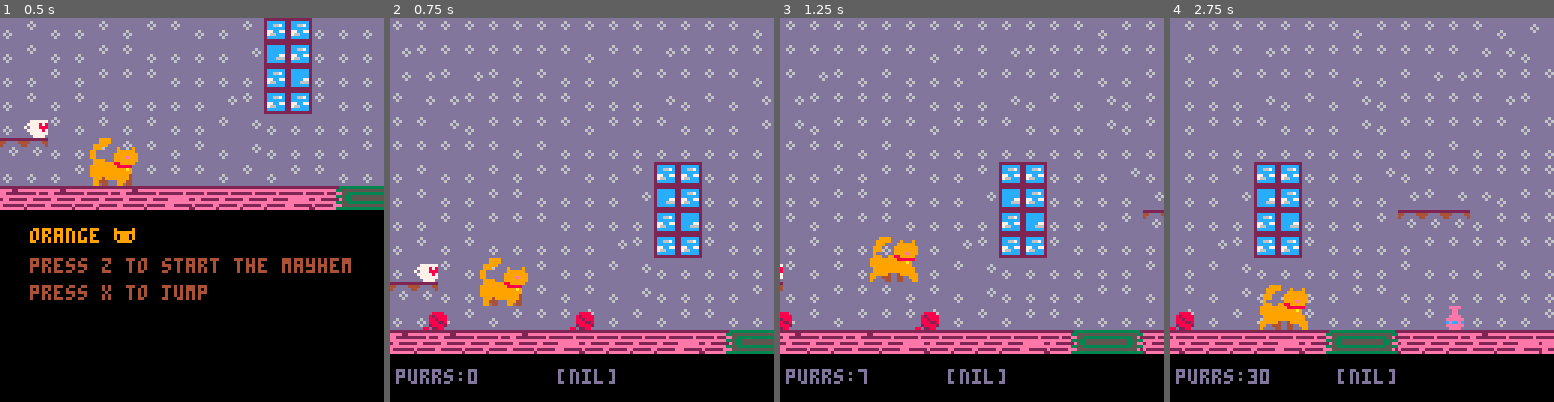
Above: before the commit, frames 1-4 (left to right).
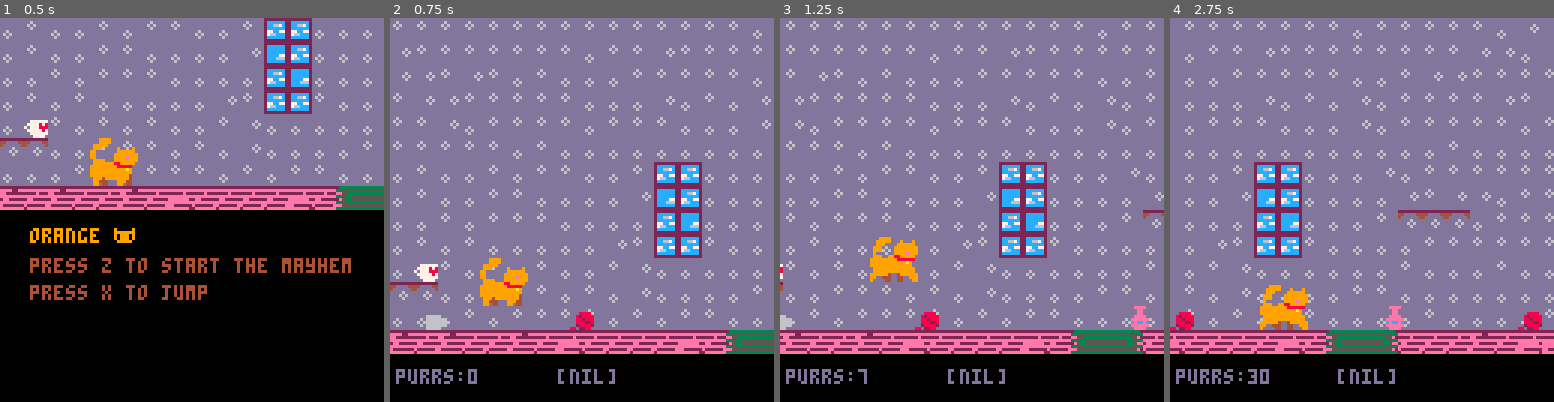
Above: after the commit, the same moments.

Repository: KianArashi/hello-game
Game: PICO-8 cartridge orange coll.p8
Same seed, same stepped clock (60 frames per second), same inputs: the game is played once before the commit and once after it.
Inputs:
- Up to frame 1 (0.5 s): tap X (X key) at 0.33 s
- Up to frame 2 (0.75 s): tap O (Z key) at 0.7 s
- Up to frame 3 (1.25 s): tap X (X key) at 1.07 s
- Up to frame 4 (2.75 s): tap O (Z key) at 1.7, 2.1, 2.5 s; tap X (X key) at 1.85 s

Frame 1 is identical in both runs. In frame 2, 0.2% of the frame differs, in the area x 8-15%, y 76-82%; in frame 3, 0.3%; in frame 4, 0.6%, in the area x 56-97%, y 75-82%.

Commit message:
Update orange coll.p8

Diff:
--- a/orange coll.p8
+++ b/orange coll.p8
@@ -63,14 +63,15 @@
 
 function game_update()
 
-		map_1-=1
-		map_purrs+=0.5
-	    cat_update()
-		if map_1<(-128*8) then
-			map_1=0
-		end
-		update_vp()
-		--if cat on knitting ball then show_gover
+	map_1-=1
+	map_purrs+=0.5
+	cat_update()
+	if map_1<(-128*8) then
+		map_1=0
+		items=init_items()
+	end
+	update_vp()
+	--if cat on knitting ball then show_gover
 
 
 
@@ -108,8 +109,7 @@
 jumps_made=0
 
 function cat_update()
- if time() - cat_anim_time>
-	 cat_anim_wait then
+	if time() - cat_anim_time>cat_anim_wait then
 		cat+=2
 		cat_anim_time=time()
 
@@ -123,10 +123,9 @@
 	 --jump
 	if (btnp(5)and
 	 jumps_made<jumps) then
-
-	  jumps_made+=1
-	  cat_dy-=4
-	  sfx(00)
+	 jumps_made+=1
+	 cat_dy-=4
+	 sfx(00)
 	end
 
  --move to new position
@@ -137,29 +136,29 @@
 	--collision detection
 
 	local x1=flr((cat_x-map_1)/8)
- local y1=flr(cat_y/8)
- local x2=flr((cat_x+7-map_1)/8)
--- local x3=flr((cat_x+4)/8)
--- local y2=flr((cat_y+8)/8)
-
- local a=fget(mget(x1,y1+52),0)
- local d=fget(mget(x2,y1+52),0)
-
--- local b=fget(mget(x3,y2+52),0)
-
- if (a or d) then
-	 jumps_made=0
-	 cat_dy=0
-	 cat_y=flr(cat_y/8)*8
-
- end
-
- if (cat_y>=80 and cat_dy>0) then
-  cat_dy=0
-  landed=true
- else
-  landed=false
- end
+	local y1=flr(cat_y/8)
+	local x2=flr((cat_x+7-map_1)/8)
+	-- local x3=flr((cat_x+4)/8)
+	-- local y2=flr((cat_y+8)/8)
+
+	local a=fget(mget(x1,y1+52),0)
+	local d=fget(mget(x2,y1+52),0)
+
+	-- local b=fget(mget(x3,y2+52),0)
+
+	if (a or d) then
+		jumps_made=0
+		cat_dy=0
+		cat_y=flr(cat_y/8)*8
+
+	end
+
+	if (cat_y>=80 and cat_dy>0) then
+		cat_dy=0
+		landed=true
+	else
+		landed=false
+	end
 
 end
 
@@ -176,35 +175,35 @@
 function init_items()
 	local items={}
 
-	for i=1,40 do
+	for i=1,10 do
 		local item={}
-		 item.type="vase"
-			item.x=flr(rnd(128*8*8))
+			item.type="vase"
+			item.x=flr(rnd(128*8))
 			item.y=96 --why 96? acolo e pozitia in pixeli a podelei
 			item.b_spr=33
 			item.spr=32
-		 item.broken=false
+		 	item.broken=false
 		add(items,item)
 	end
 
-	for i=1,20 do
+	for i=1,5 do
 		local item={}
-		 item.type="mug"
-			item.x=flr(rnd(128*8*8))
+		 	item.type="mug"
+			item.x=flr(rnd(128*8))
 			item.y=96
 			item.spr=34
-		 item.b_spr=35
-		 item.broken=false
+		 	item.b_spr=35
+			item.broken=false
 		add(items,item)
 	end
 	--ball
-	for i=1,50 do
+	for i=1,7 do
 		local item={}
 			item.type="ball"
-			item.x=flr(rnd(128*8*8))
+			item.x=flr(rnd(128*8))
 			item.y=96
 			item.spr=38
-		 item.broken=false
+		 	item.broken=false
 		add(items,item)
 	end
 
@@ -215,7 +214,7 @@
 			item.y=(59-50)*8
 			item.spr=48
 			item.b_spr=49
-		 item.broken=false
+		 	item.broken=false
 		add(items,item)
 
 			local item={}
@@ -224,7 +223,7 @@
 			item.y=(60-50)*8
 			item.spr=48
 			item.b_spr=49
-		 item.broken=false
+		 	item.broken=false
 		add(items,item)
 
 	return items
@@ -238,7 +237,7 @@
 
 			and item.broken==false
 			then item.broken=true
-		printh()
+
 			--	elseif item.x==28 and cat_y+8==item.y
 			--then item.broken=true
 
@@ -257,11 +256,11 @@
 				sfx(01)
 			end
 
-			--if item.type=="ball" then
-
-				--show_gover()
-				--sfx(03)
-		--	end
+			if item.type=="ball" then
+
+				show_gover()
+				sfx(03)
+			end
 		end
 	end
 end
@@ -273,7 +272,7 @@
 		if item.broken then
 			spr(item.b_spr, item.x, item.y)
 		else
-		 spr(item.spr, item.x, item.y)
+		 	spr(item.spr, item.x, item.y)
 		end
 	end
 end
@@ -291,11 +290,20 @@
  game.drw=gover_draw
 end
 
+ball=76
 
 function gover_update()
-	if btn(5) then
-		--move to next stage
-		show_menu()
+	if time() - cat_anim_time>cat_anim_wait then
+		ball+=2
+		cat_anim_time=time()
+		if ball>78 then
+			ball=76
+		end
+	end
+
+	if btnp(5) then extcmd("reset")
+
+
 	end
 end
 
@@ -303,10 +311,11 @@
 
 function gover_draw()
 	cls()
-	map(0,56,0,0,16,16)
-	spr(72,40,10,4,4)
+	spr(72,40,30,4,4)
+	spr(ball,59,50,2,2)
 	print('You failed',10,70,9)
-	print('press x to restart the mayhem',10,80,4)
+	--print('highpurrs:',10,80,9)
+	print('press x to restart the mayhem',10,90,4)
 end
 
 function init_ball()
Not shown, changed: 33 lines of the sprite sheet (__gfx__) section of orange coll.p8
